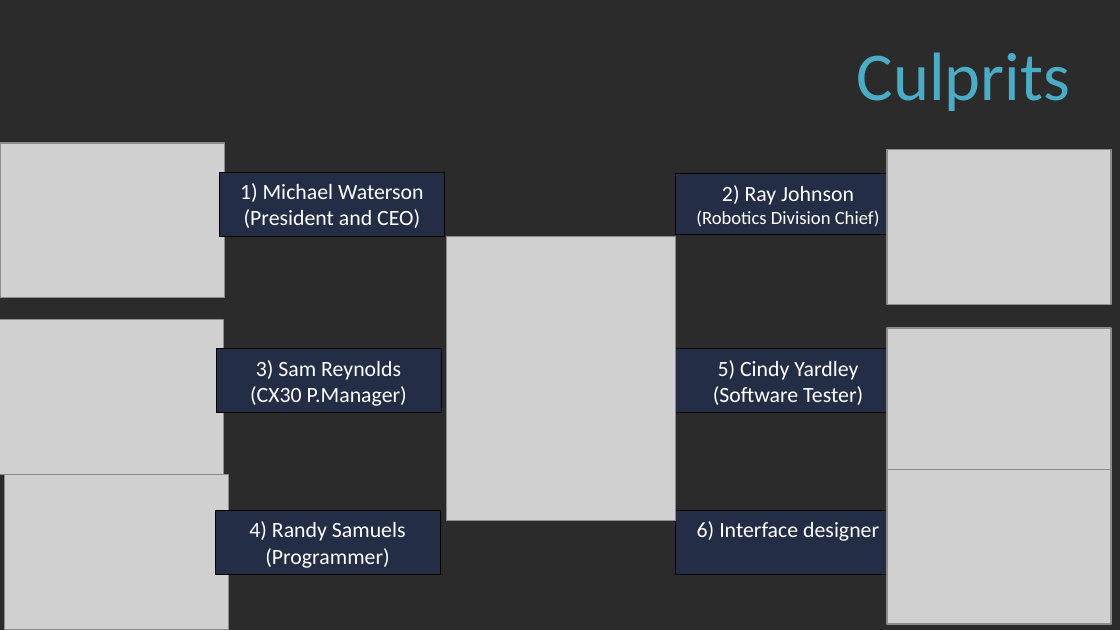
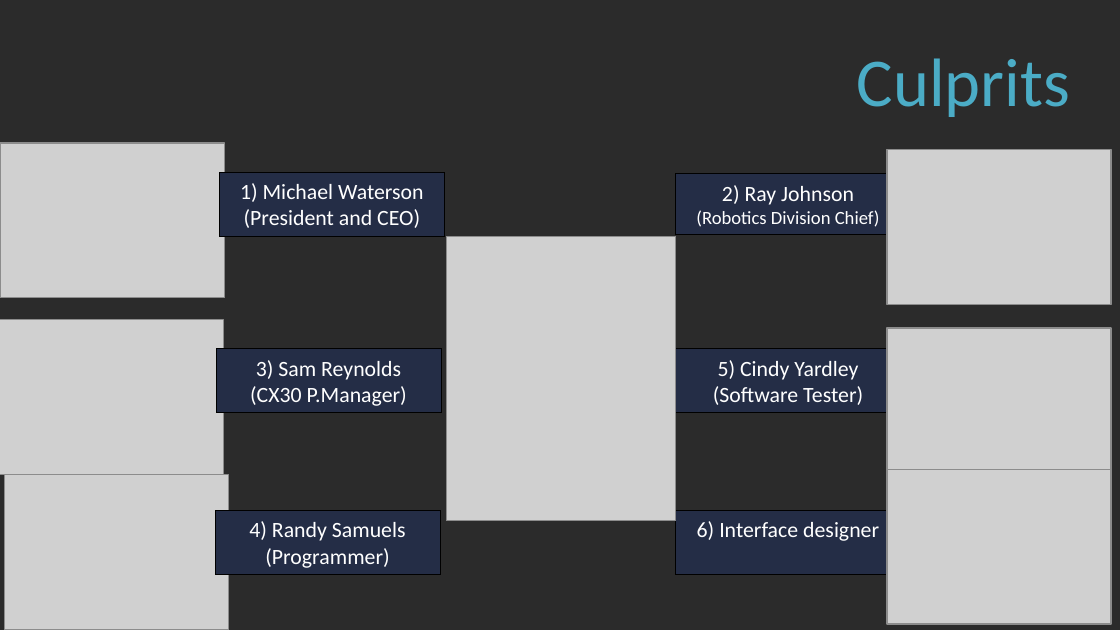
Before and after one commit to anil4956/HI, a slide deck: slide 7 of Killer Fish/Killer Robot.pptx (slide 8 before the commit). Drawn at 1120x630 pixels with LibreOffice and Linux fonts; fonts in the diff are those of the drawing; grey boxes stand for pictures; background and template pictures are left out; a plain dark background stands for a picture behind light text. Boxes give left, top, right and bottom in pixels: in the first picture for what was removed or moved away, otherwise in the second. Text is boxed around its words. In the diff, an @@ line names an element or a change of style, - is before the commit and + after.

```diff
--- a/Killer Fish/Killer Robot.pptx
+++ b/Killer Fish/Killer Robot.pptx
@@ title "Culprits": place and size @@
-title "Culprits" at [857,52,1070,111]
+title "Culprits" at [857,58,1070,117]
```
Also in this commit, not shown: 8 other slides changed, 1 slide removed.
